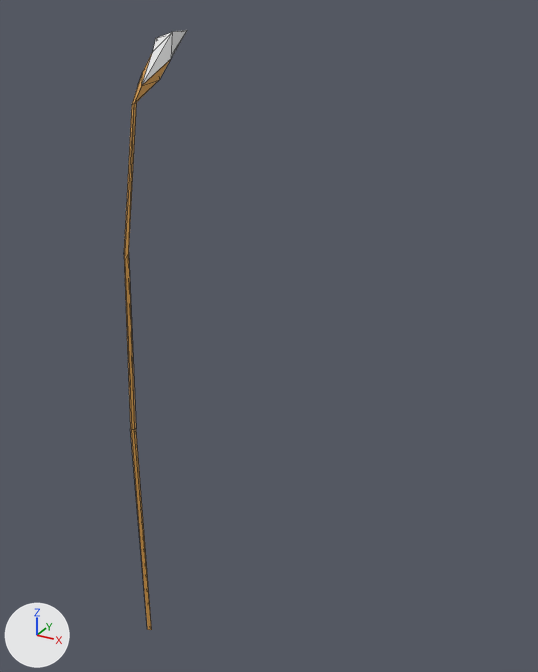
An edit to the FBX model Assets/Models/foliage_hay.fbx, drawn before and after from the same camera.
Rendered twice from a 50 mm lens placed at (0.423, -0.492, 0.619), pointed at (0.053, 0.181, 0.283). Every picture has the same lights, and +X, +Y and +Z are marked at lower left. Mesh edges are drawn as thin lines. Objects named as collision shapes, trigger or cutter boxes, shadow casters or lower levels of detail are left out.

Objects in the first picture: 'hay_LOD0'.
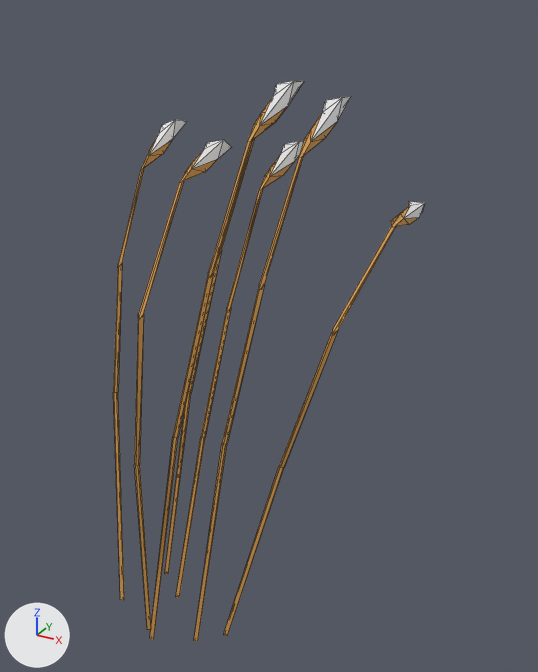
Location of each change, [x1, y1, x2, y2] in pixels of the pictures (538 x 672 px; the box of a moved part takes in the faces that stretch with it):
'hay_LOD0', reshaped, moved, turned: before [124, 30, 187, 630]; after [113, 80, 425, 642]
part 1 of me_cylinder, added (brown): after [134, 140, 231, 630]
part 2 of me_cylinder, added: after [113, 120, 187, 600]
part 3 of me_cylinder, added: after [176, 141, 303, 598]
part 4 of me_cylinder, added: after [150, 80, 305, 640]
part 5 of me_cylinder, added (brown): after [165, 139, 255, 574]
part 6 of me_cylinder, added (brown): after [223, 201, 425, 636]
part 7 of me_cylinder, moved or reshaped: before [124, 30, 187, 430]; after [222, 96, 351, 445]

The change in detail:
me_cylinder is used by ob_hay_lod0; location (0.0, 0.0, 0.0); scale (0.00289, 0.0025, 0.017).
Verts and faces of me_cylinder; kept vertices keep their numbers, new ones are numbered from 28.
Before the commit, vertices of me_cylinder: 0 (1.4, 17.5, 32.9) at pixel (141, 85), 1 (-1.0, 30.7, 33.6), 2 (-4.4, 24.0, 32.8) at pixel (137, 85), 3 (-0.4, 39.4, 34.3) at pixel (172, 53), 4 (3.2, 32.5, 34.1) at pixel (171, 58).
Before the commit, vertices of me_cylinder: 5 (1.5, 37.1, 35.4) at pixel (172, 31), 6 (-1.4, 29.1, 34.5) at pixel (152, 51), 7 (-4.3, 35.8, 35.1) at pixel (155, 38), 8 (-0.9, 50.0, 35.4) at pixel (187, 30), 9 (-2.4, 24.4, 33.5) at pixel (142, 71).
Before the commit, vertices of me_cylinder: 10 (2.1, 26.7, 33.1) at pixel (159, 79), 11 (-2.8, 34.3, 34.3), 16 (0.0, 5.3, 24.3) at pixel (128, 258), 17 (1.0, 4.6, 24.7) at pixel (128, 252), 20 (0.0, 3.3, 24.3) at pixel (124, 260).
Before the commit, vertices of me_cylinder: 22 (-0.9, 14.7, 32.0) at pixel (131, 104), 23 (-1.0, 4.6, 24.6) at pixel (123, 252), 26 (0.8, 13.9, 32.1) at pixel (134, 103), 27 (0.7, 15.2, 32.1) at pixel (136, 102).
me_cylinder had 28 vertices, 40 faces and spanned x -4.4..3.2, y -0.9..50.0, z -1.0..35.4.
me_cylinder now has 196 vertices, 280 faces and spans x -74.2..25.9, y -29.2..107.5, z -1.2..35.2.
me_cylinder part 1: a new loose piece of 28 vertices spanning x -36.3..-12.6, y -29.2..37.0, z 0.1..31.2.
me_cylinder part 2: a new loose piece of 28 vertices spanning x -74.2..-32.2, y -8.6..61.8, z -0.1..31.2.
me_cylinder part 3: a new loose piece of 28 vertices spanning x -25.8..-14.3, y 6.2..77.9, z 0.5..31.3.
me_cylinder part 4: a new loose piece of 28 vertices spanning x -14.5..-6.8, y -15.9..41.9, z -0.5..35.2.
me_cylinder part 5: a new loose piece of 28 vertices spanning x -36.6..-29.0, y 26.5..84.3, z -1.2..34.5.
me_cylinder part 6: a new loose piece of 28 vertices spanning x 9.3..25.9, y 5.1..107.5, z -0.1..28.6.
Part 7, on me_cylinder:
Vertices 1, 6, 7 move by (2.1, 6.9, -0.8).
Vertices 2, 4, 11, 27 move by (2.0, 6.9, -0.7).
Vertices 8, 9, 10, 26 move by (2.1, 6.9, -0.7).
Vertex 0 moves to (3.4, 24.5, 32.2), pixel (310, 141).
Vertex 3 moves to (1.6, 46.4, 33.6).
Vertex 5 moves to (3.6, 44.1, 34.6), pixel (342, 97).
Vertex 16 moves to (1.2, 9.2, 23.9).
Vertex 17 moves to (2.2, 8.7, 24.3), pixel (264, 284).
Vertex 20 moves to (1.1, 7.1, 23.9), pixel (258, 290).
Vertex 22 moves to (1.2, 21.7, 31.3), pixel (298, 157).
Vertex 23 moves to (0.2, 8.6, 24.2), pixel (259, 283).
Object 'hay_LOD0' (ob_hay_lod0) moves from (0.0, 0.0, 0.0) to (0.041, 0.034, -0.027).
Object 'hay_LOD0' (ob_hay_lod0) turns from (0, 0, 0) to (-6.5, 5.9, -3.7) degrees about x, y and z.
